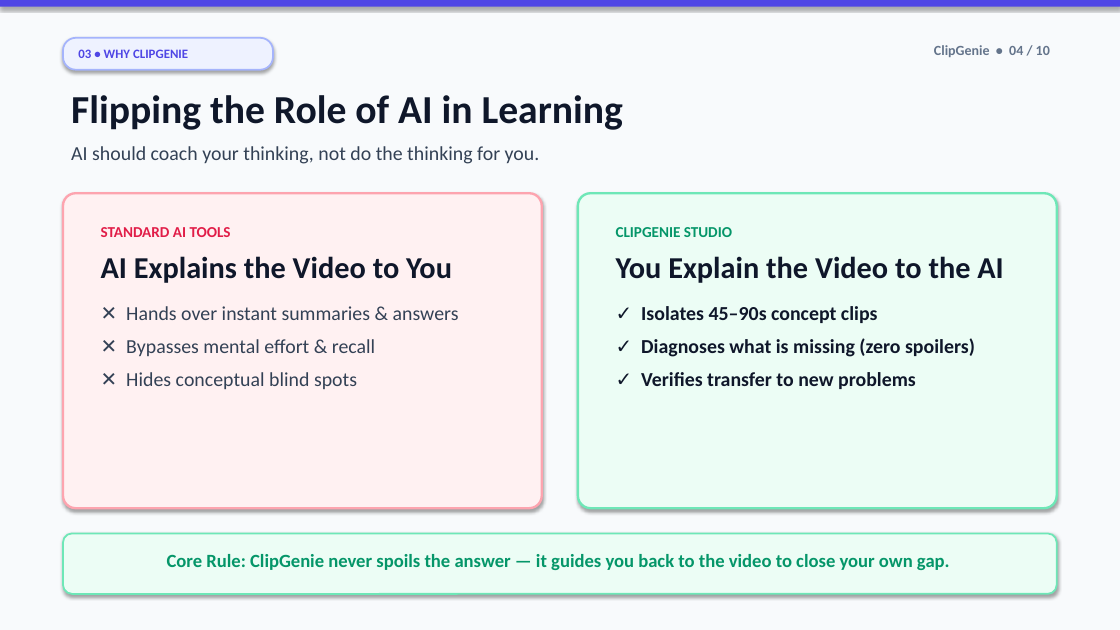
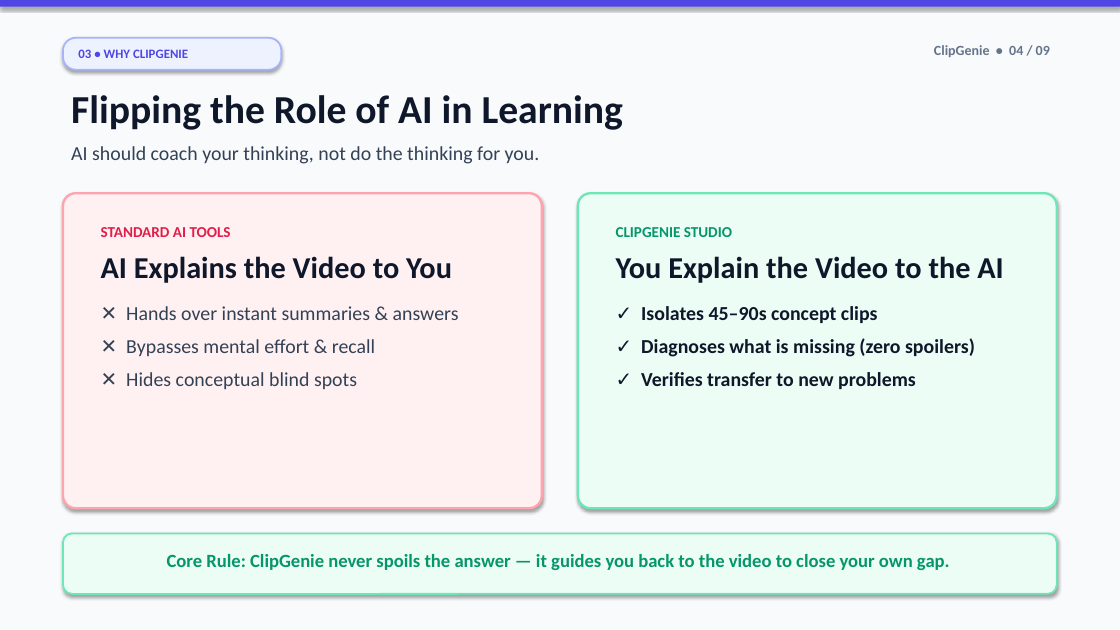
Before and after one commit to ansnaeemcodes/clipgenie, a slide deck: slide 4 of ClipGenie_Presentation.pptx. Drawn at 1120x630 pixels with LibreOffice and Linux fonts; fonts in the diff are those of the drawing. Boxes give left, top, right and bottom in pixels: in the first picture for what was removed or moved away, otherwise in the second. Text is boxed around its words. In the diff, an @@ line names an element or a change of style, - is before the commit and + after.

```diff
--- a/ClipGenie_Presentation.pptx
+++ b/ClipGenie_Presentation.pptx
@@ rounded rectangle "03 • WHY CLIPGENIE": place and size @@
-rounded rectangle "03 • WHY CLIPGENIE" at (63, 38, 273, 70)
+rounded rectangle "03 • WHY CLIPGENIE" at (63, 38, 281, 70)
@@ text at (934, 45, 1050, 57): text changed @@
-ClipGenie • 04 / 10
+ClipGenie • 04 / 09
```
Also in this commit, not shown: 8 other slides changed, 1 slide removed, 7 other files.
